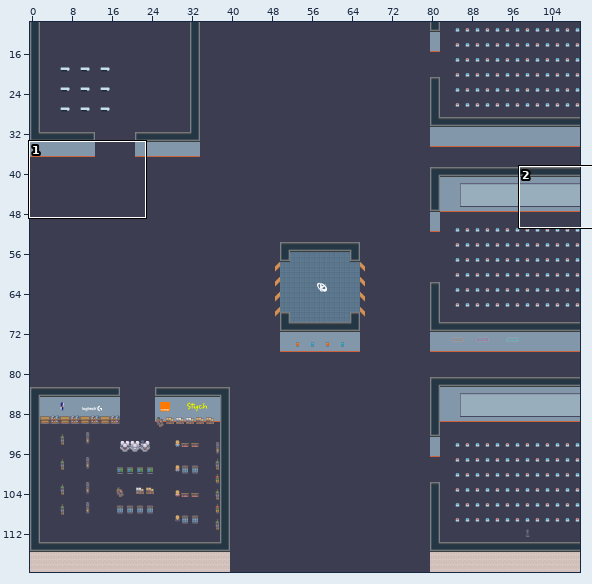
Tiled map (JSON): baseeffect.tmj. Above, an overview of the earlier version with the close-up marked.
Close-up. The starting point:
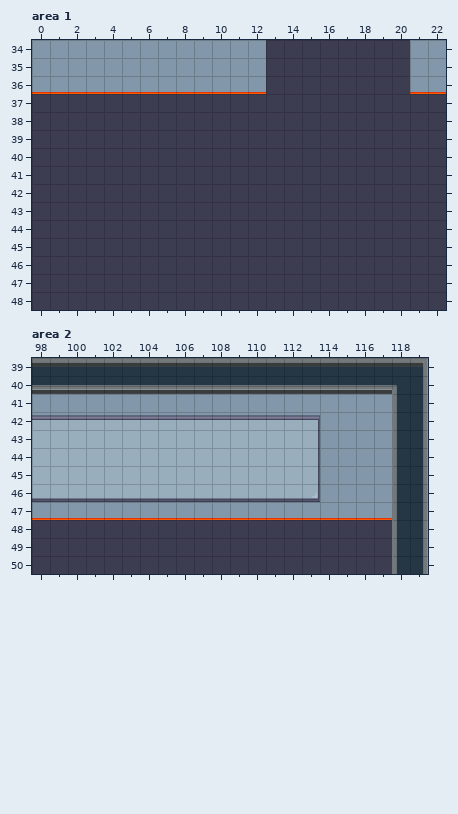
Cells are 32x32 px. Shown: area 1 x 0..22, y 34..48; area 2 x 98..119, y 39..50. The commit also changed other parts of the map, which this record leaves out.
The same view after the edit:
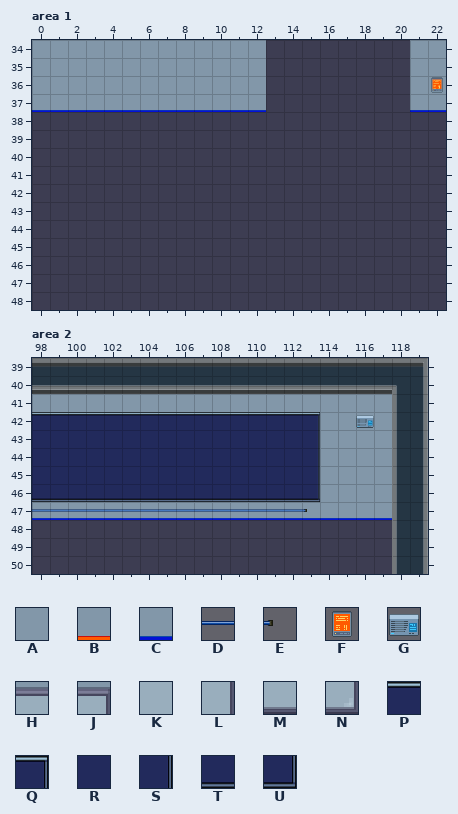
Key: from "Chunk 1": A 31, B 41 turned 180, C 56 turned 180, D 81, E 82, F 87, G 102, H 186, J 187, K 189, L 190, M 192, N 193, P 199, Q 201, R 203, S 205, T 207, U 208.
_ is an empty cell, . an unchanged one.
See-through tiles are keyed as they look on the map.
Edits made:
--- layer "walls/walls1", area 1
@@ x 0..22 @@
-36 BBBBBBBBBBBBB........BB
-37 _____________........__
+36 AAAAAAAAAAAAA........AA
+37 CCCCCCCCCCCCC........CC
--- layer "furniture/furniture2", area 1
@@ x 22..22 @@
-36 _
+36 F
--- layer "walls/walls1", area 2
@@ x 98..117 @@
-47 BBBBBBBBBBBBBBBBBBBB
+47 CCCCCCCCCCCCCCCCCCCC
--- layer "walls/walls2", area 2
@@ x 98..113 @@
-47 ________________
+47 DDDDDDDDDDDDDDDE
--- layer "furniture/furniture2", area 2
@@ x 116..116 @@
-42 _
+42 G
--- layer "above/above1", area 2
@@ x 98..113 @@
-42 HHHHHHHHHHHHHHHJ
-43 KKKKKKKKKKKKKKKL
-44 KKKKKKKKKKKKKKKL
-45 KKKKKKKKKKKKKKKL
-46 MMMMMMMMMMMMMMMN
+42 PPPPPPPPPPPPPPPQ
+43 RRRRRRRRRRRRRRRS
+44 RRRRRRRRRRRRRRRS
+45 RRRRRRRRRRRRRRRS
+46 TTTTTTTTTTTTTTTU
Pixel boxes of the changes (left, top, right, bottom) in both close-ups:
changed: (32, 92, 266, 112)
changed: (410, 77, 446, 112)
changed: (32, 412, 392, 520)
